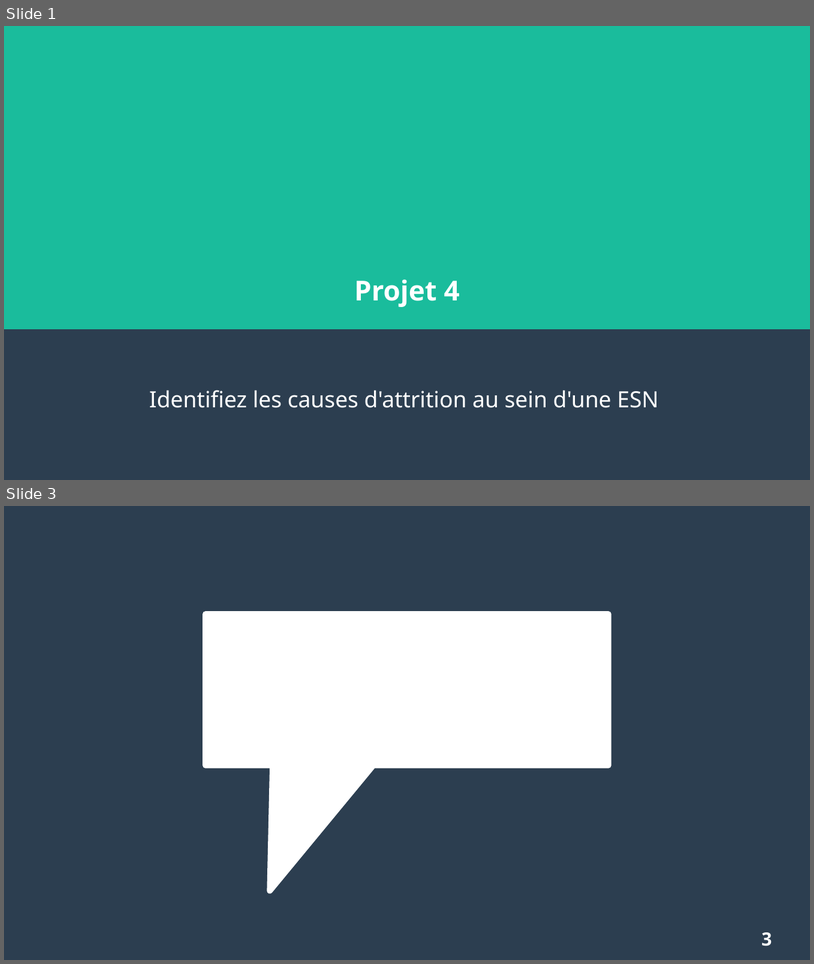
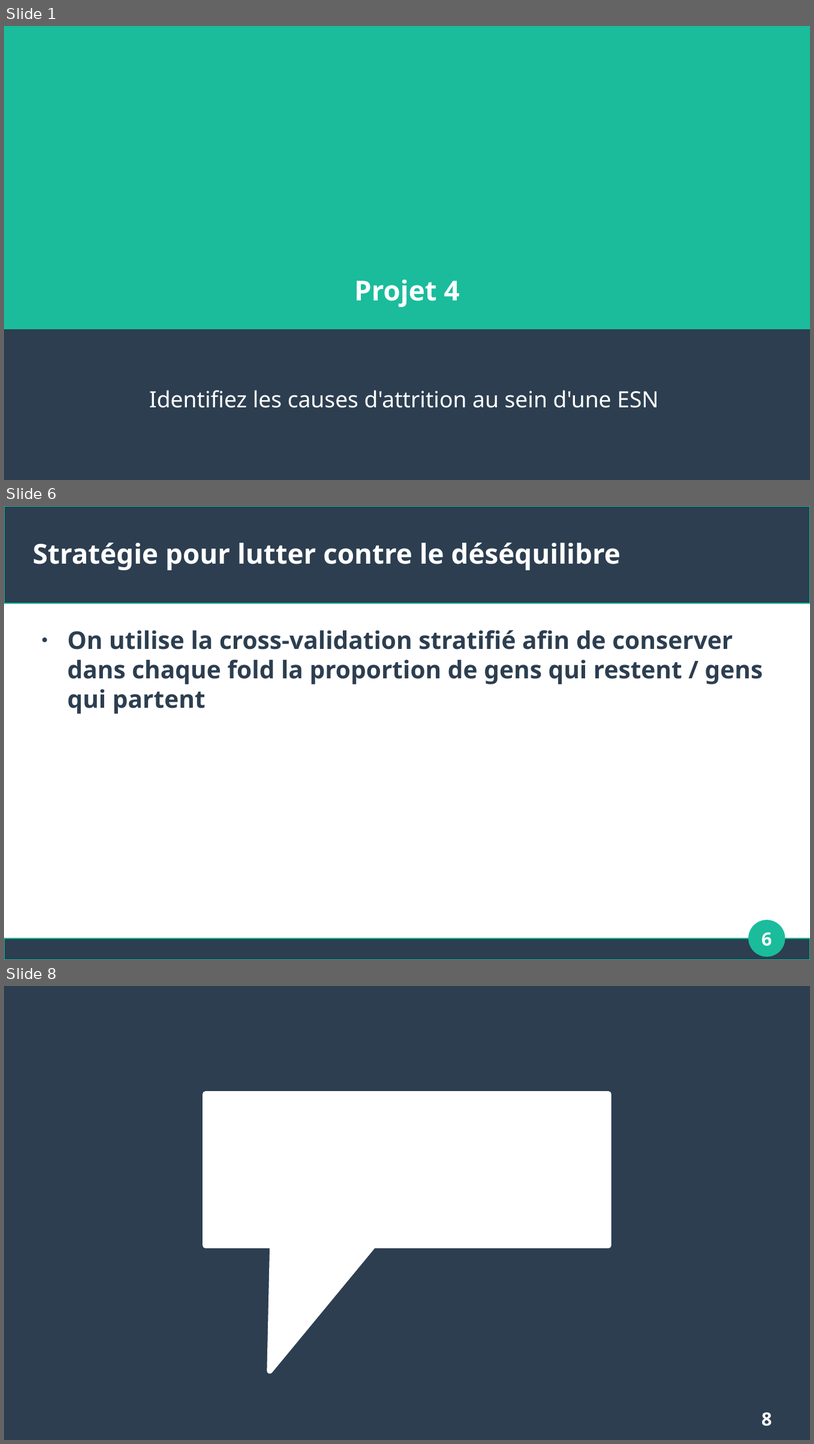
Before and after one commit to Apinsun/Projet4, a slide deck: presentation.odp. Shown one above the other, each under a label of ours: slides 1 and 3 before the commit, slides 1, 6 and 8 after it; the slides between them are not shown. The pictures are 814x964 and 814x1444 pixels, drawn with LibreOffice and Linux fonts; fonts in the diff are those of the drawing. Boxes give left, top, right and bottom in pixels: in the first picture for what was removed or moved away, otherwise in the second. Text is boxed around its words. In the diff, an @@ line names an element or a change of style, - is before the commit and + after.

Commit message:
slides en + et application de la méthode de cross-validation stratifiedKfold

```diff
--- a/presentation.odp
+++ b/presentation.odp
@@ slide 6 added at [4,506,810,960], background #FFFFFF @@
@@ rectangle added at [4,506,810,603], fill #2C3E50, outline #1ABC9C 0.85 pt @@
@@ title added at [33,543,621,570], 27 pt, text #FFFFFF, bold @@
+Stratégie pour lutter contre le déséquilibre
@@ text added at [68,630,764,714], 24 pt, text #2C3E50, bold @@
+● On utilise la cross-validation stratifié afin de conserver dans chaque fold la proportion de gens qui restent / gens qui partent
@@ ellipse added at [750,920,786,956], fill #1ABC9C, outline #1ABC9C 0.85 pt @@
@@ page number added at [762,932,772,946], 18 pt, text #FFFFFF, bold @@
+6
@@ rectangle added at [4,939,810,960], fill #2C3E50, outline #1ABC9C 0.85 pt @@
@@ what was slide 3 is now slide 8 @@
@@ page number at [762,1412,772,1426]: text changed @@
-3
+8
```
Also in this commit, not shown: 5 other slides added, 1 slide removed, 1 other file.
